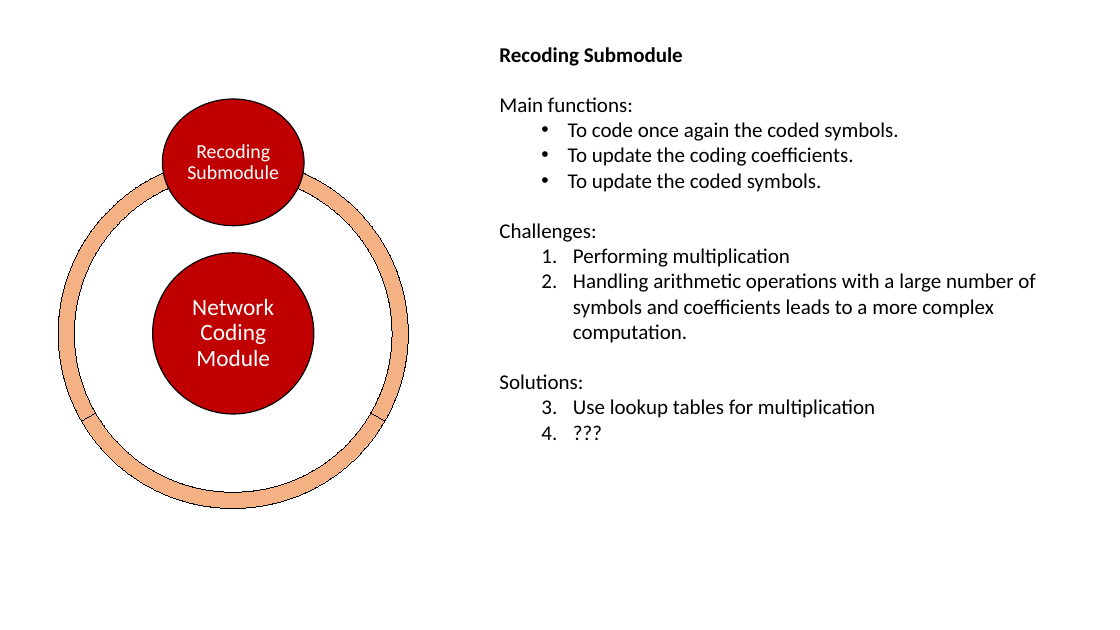
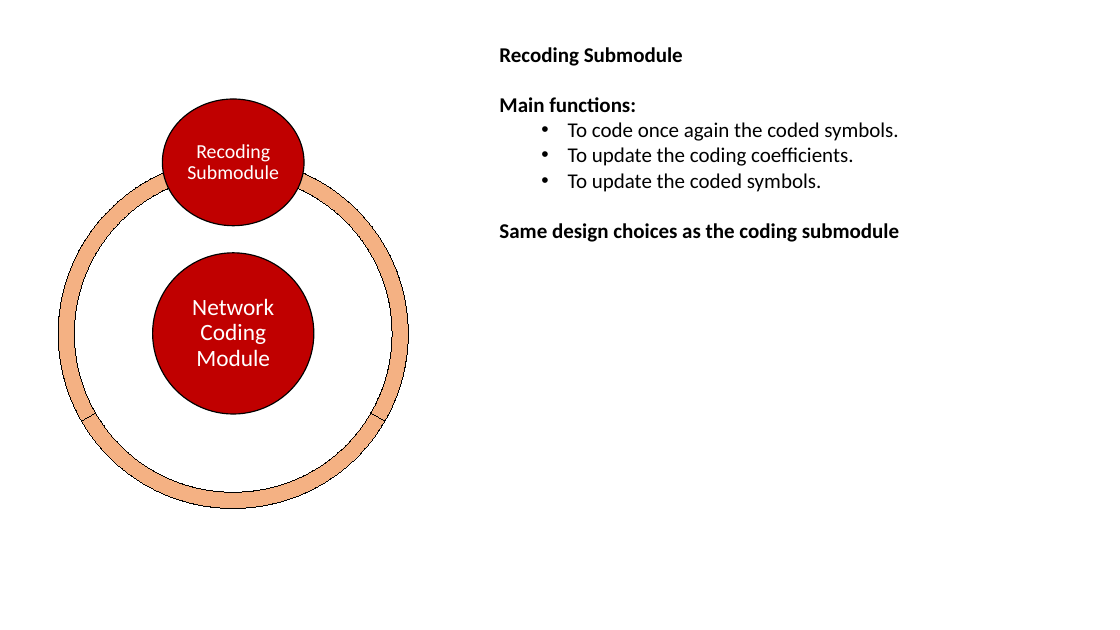
Before and after one commit to netx-ulx/NC, a slide deck: slide 7 of Docs/Design of a RLNC implementation on the switch.pptx (slide 6 before the commit). Drawn at 1120x630 pixels with LibreOffice and Linux fonts; fonts in the diff are those of the drawing. Boxes give left, top, right and bottom in pixels: in the first picture for what was removed or moved away, otherwise in the second. Text is boxed around its words. In the diff, an @@ line names an element or a change of style, - is before the commit and + after.

Commit message:
Updated slides of design choices of RLNC

```diff
--- a/Docs/Design of a RLNC implementation on the switch.pptx
+++ b/Docs/Design of a RLNC implementation on the switch.pptx
@@ text at (499,97,636,112): bold on in "Main functions:" @@
@@ text at (499,223,899,242): text changed; bold on @@
-Challenges:
-  1. Performing multiplication
-  2. Handling arithmetic operations with a large number of symbols and coefficients leads to a more complex computation.
-Solutions:
-  1. Use lookup tables for multiplication
-  2. ???
+Same design choices as the coding submodule
```
Also in this commit, not shown: 5 other slides changed, 2 slides added.
